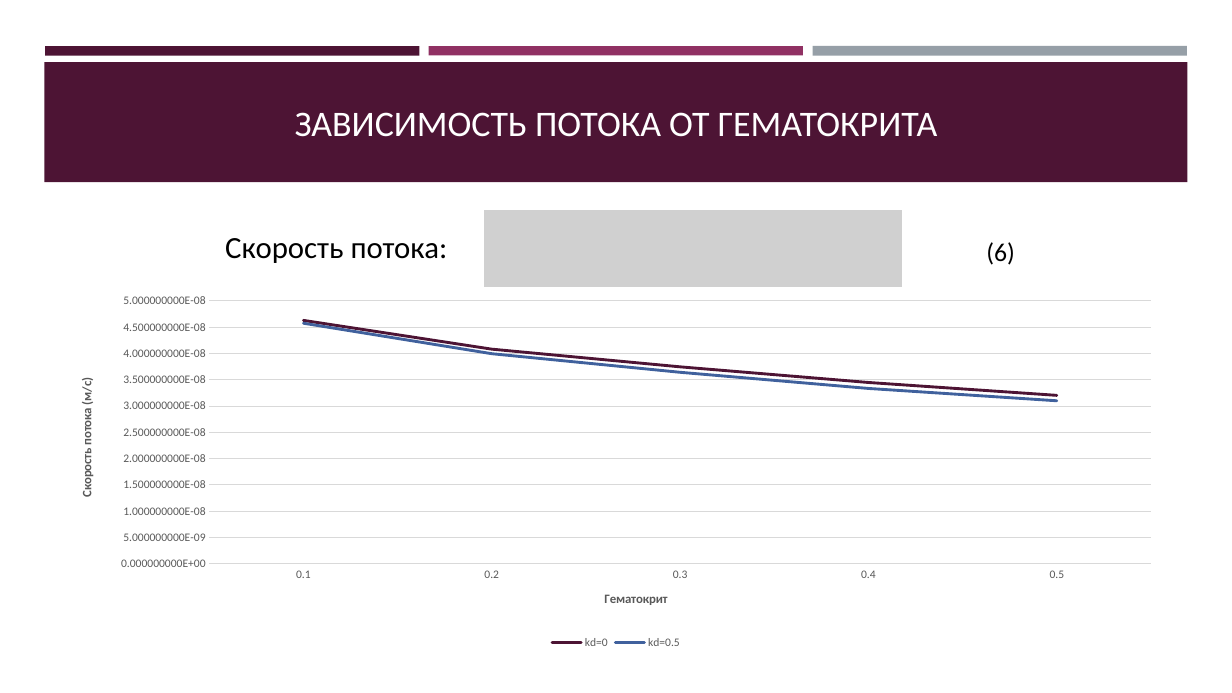
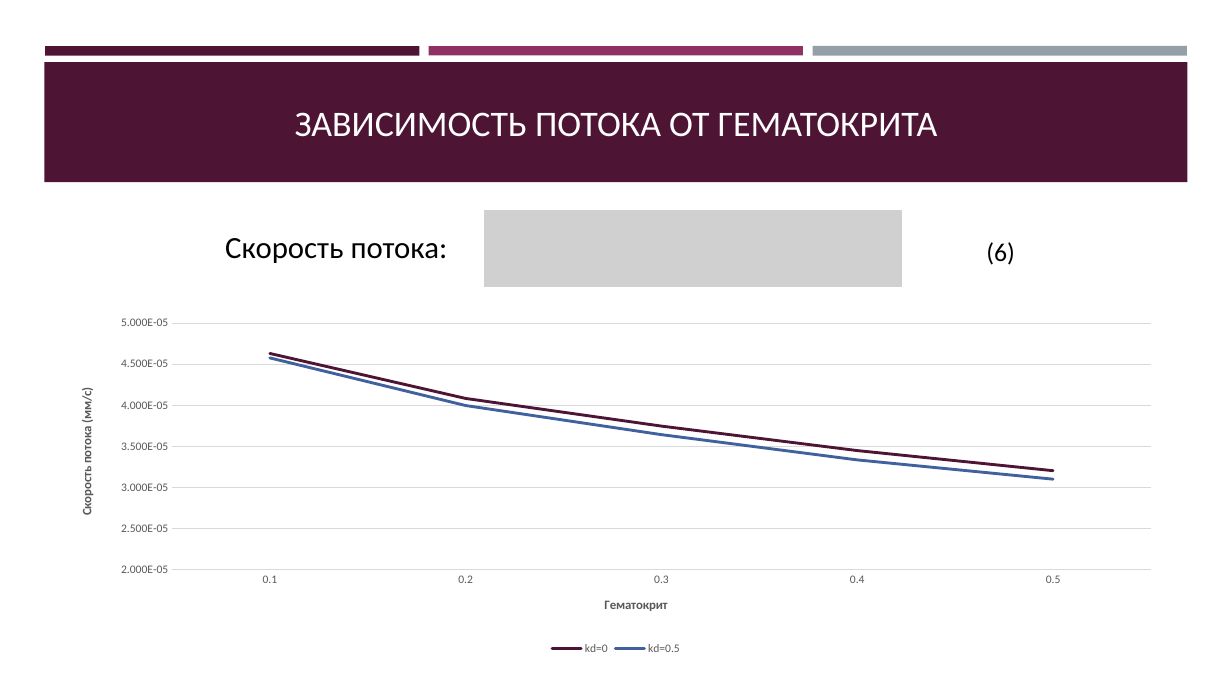
Before and after one commit to Jrol123/Blood_Science, a slide deck: slide 8 of f_docs/Презентация.pptx. Drawn at 1232x693 pixels with LibreOffice and Linux fonts; fonts in the diff are those of the drawing; grey boxes stand for pictures. Boxes give left, top, right and bottom in pixels: in the first picture for what was removed or moved away, otherwise in the second. Text is boxed around its words. In the diff, an @@ line names an element or a change of style, - is before the commit and + after.

```diff
--- a/f_docs/Презентация.pptx
+++ b/f_docs/Презентация.pptx
@@ line chart at [59, 310, 1174, 659] @@
-kd=0: 4.6e-08, 4.1e-08, 3.7e-08, 3.4e-08, 3.2e-08
+kd=0: 4.63e-05, 4.08e-05, 3.75e-05, 3.45e-05, 3.2e-05
-kd=0.5: 4.6e-08, 4e-08, 3.6e-08, 3.3e-08, 3.1e-08
+kd=0.5: 4.58e-05, 4e-05, 3.64e-05, 3.34e-05, 3.1e-05
@@ value axis title "Скорость потока (м/с) " to "Скорость потока (мм/с) " @@
@@ value axis changed @@
@@ line chart: place and size @@
-line chart at [59, 287, 1174, 653]
+line chart at [59, 310, 1174, 659]
```
Also in this commit, not shown: 5 other slides changed, 1 slide added, 2 other files.
